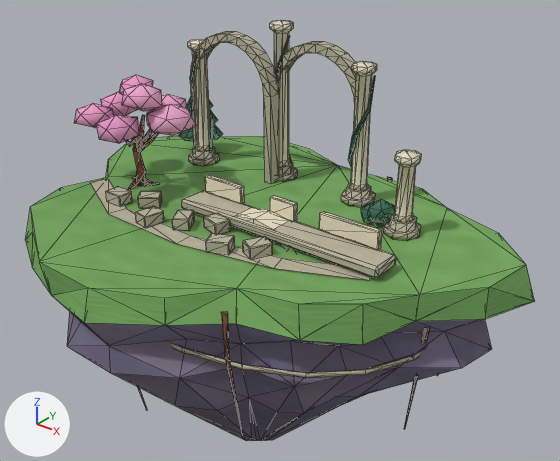
An edit to the glTF model public/assets/models/environment/sky-ruins.glb, drawn before and after from the same camera.
The view is the same before and after, from a 50 mm camera at (12.66, -14.61, 8.71) aimed at (0.79, 0.23, -0.49). Lighting does not change. The marker at lower left points along +X, +Y and +Z. The older version comes first. Mesh edges are drawn as thin lines. Vertices at exactly the same position are counted once.

Names of what the first picture shows: 'sky-ruins'.
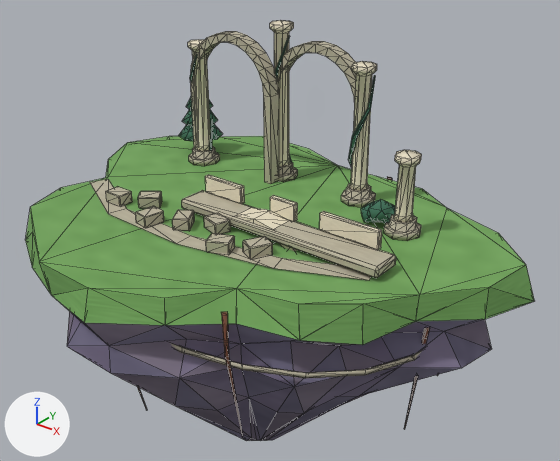
Changed parts and their boxes [x1, y1, x2, y2] in the pictures (560 x 461 px):
part 1 of me_ruins_fractured_cliff_001, deleted (pink): before [74, 75, 197, 190]

What changed in the scene script:
```text
Change me_ruins_fractured_cliff_001:
    used by ob_sky_ruins; location = (0.0, 0.0, 0.0)
    remove me_ruins_fractured_cliff_001.from_pydata(...)  # 1454 vertices, 2660 faces; spans x -6.68..7.51, y -5.89..4.85, z -6.98..4.56
    add me_ruins_fractured_cliff_001.from_pydata(...)  # 1266 vertices, 2344 faces; spans x -6.68..7.51, y -5.89..4.85, z -6.98..4.56
    me_ruins_fractured_cliff_001 part 1: 15 loose pieces with 188 vertices, spanning x -5.38..-1.83, y -2.32..0.69, z 0.03..3.17, are deleted
    remove me_ruins_fractured_cliff_001.materials.append(mat_sakura_blossom_clusters)
```
